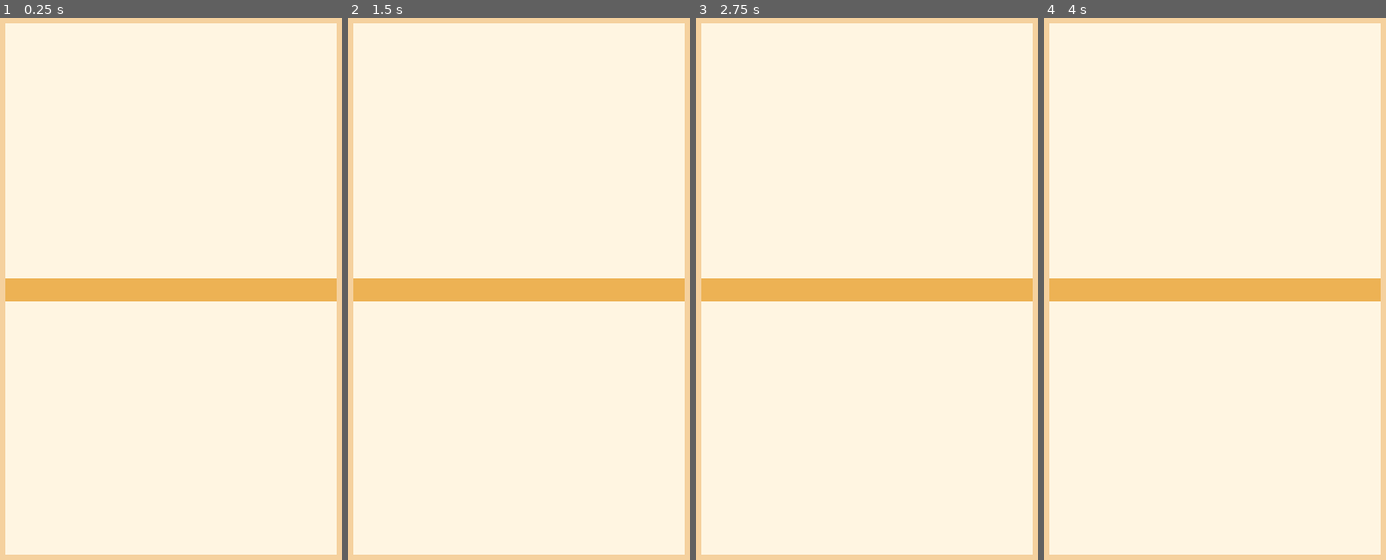
Above: before the commit, frames 1-4 (left to right).
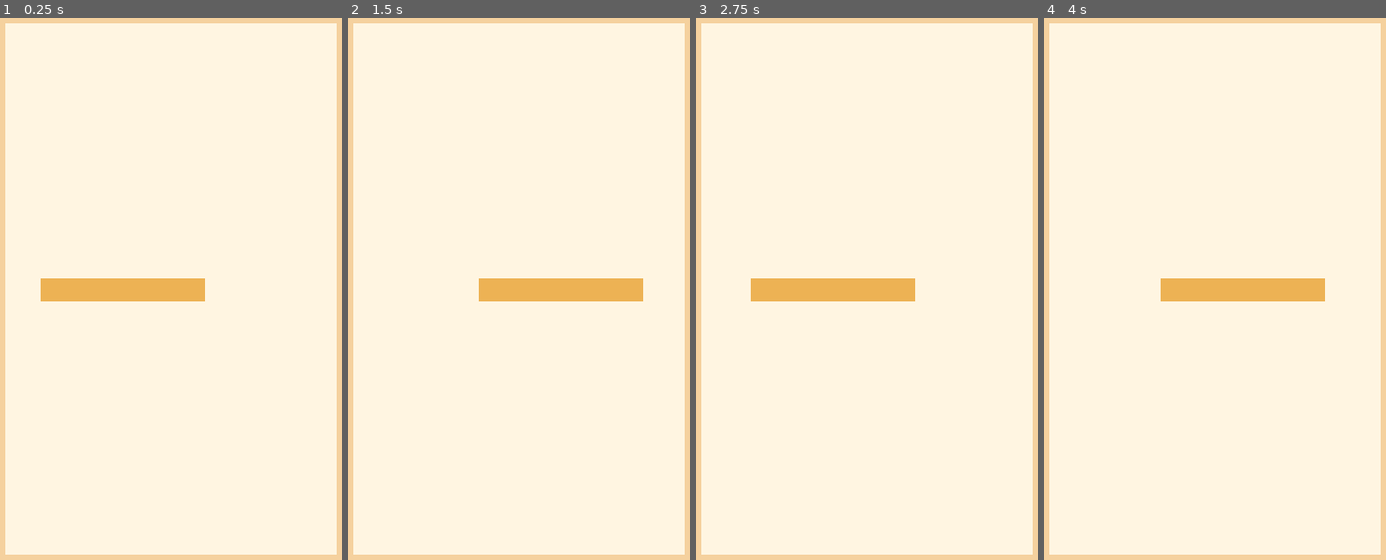
Above: after the commit, the same moments.

Repository: eddie4702/Stacking-game
Game: Godot game, scene res://scenes/main/main.tscn
The game is run twice, just before and just after one commit, with the same random seed, the same clock (stepped at 60 frames per second) and the same inputs.
Inputs:
- Up to frame 1 (0.25 s): no input
- Up to frame 2 (1.5 s): no input
- Up to frame 3 (2.75 s): no input
- Up to frame 4 (4 s): no input

The runs differ from the first frame. In frame 1, 2.1% of the frame differs, in the area x 1-99%, y 48-53%; in frame 2, 2.1%; in frame 3, 2.1%; in frame 4, 2.1%.

Commit message:
feature 3

Diff:
--- a/scenes/gameplay/pancake.tscn
+++ b/scenes/gameplay/pancake.tscn
@@ -1,6 +1,7 @@
 [gd_scene format=3]
 
 [ext_resource type="Script" path="res://scripts/gameplay/pancake.gd" id="1_pancake"]
+[ext_resource type="Script" path="res://scripts/gameplay/pancake_movement.gd" id="2_movement"]
 
 [node name="Pancake" type="Node2D"]
 script = ExtResource("1_pancake")
@@ -12,3 +13,6 @@
 offset_right = 150.0
 offset_bottom = 20.0
 color = Color(0.93, 0.7, 0.33, 1)
+
+[node name="Movement" type="Node" parent="."]
+script = ExtResource("2_movement")
--- a/scenes/main/main.tscn
+++ b/scenes/main/main.tscn
@@ -24,4 +24,8 @@
 
 [node name="Pancake" parent="." unique_id=59629092 instance=ExtResource("1_pancake")]
 position = Vector2(360, 640)
-width = 600.0
+
+[node name="Movement" parent="Pancake" index="1" node_paths=PackedStringArray("movement_area")]
+movement_area = NodePath("../../GameplayArea")
+
+[editable path="Pancake"]
--- /dev/null
+++ b/scripts/gameplay/pancake_movement.gd
@@ -0,0 +1,101 @@
+extends Node
+## Moves the parent Pancake back and forth across the gameplay area.
+##
+## The left and right limits come from `movement_area` (the GameplayArea). The
+## pancake's actual `width` is used, so the whole pancake stays inside the area,
+## not only its centre. This script only changes the pancake's horizontal
+## position. It never touches the Visual node, and it contains no input,
+## stacking, scoring, difficulty or camera logic.
+##
+## Alternating start sides: each pancake that starts moving takes the next side
+## in the sequence left, right, left, right, ... (see start()).
+
+## The area the pancake moves within (normally the GameplayArea node).
+@export var movement_area: Control
+
+## Movement speed in pixels per second.
+## PROVISIONAL: a temporary default, not a final game-design decision.
+@export_range(0.0, 2000.0, 1.0, "or_greater", "suffix:px/s") var speed: float = 250.0
+
+## If true, the pancake starts moving as soon as it is ready. Set it to false
+## to place a pancake without it moving or taking a turn in the start sequence.
+@export var autostart: bool = true
+
+## True while the pancake is moving. Set it to false to stop the pancake where
+## it is. start() sets it to true.
+var moving: bool = false
+
+# How many pancakes have started moving. Shared by all pancakes, and decides
+# which side the next one starts on.
+static var _started_count: int = 0
+
+# 1.0 = moving right, -1.0 = moving left.
+var _direction: float = 1.0
+
+@onready var _pancake: Node2D = get_parent()
+
+
+## Restarts the start-side sequence, so the next pancake to start begins on the
+## left. Nothing calls this yet; it is needed when a run restarts.
+static func reset_start_sequence() -> void:
+	_started_count = 0
+
+
+func _ready() -> void:
+	if autostart:
+		start()
+
+
+## Puts the pancake on the next starting side and starts it moving. The first
+## pancake starts on the left and moves right, the second starts on the right
+## and moves left, and so on.
+func start() -> void:
+	if movement_area == null:
+		push_warning("PancakeMovement: movement_area is not set, so the pancake cannot move.")
+		return
+	var starts_on_left: bool = _started_count % 2 == 0
+	_started_count += 1
+	var limits := _get_limits()
+	_direction = 1.0 if starts_on_left else -1.0
+	_pancake.global_position.x = limits.x if starts_on_left else limits.y
+	moving = true
+
+
+func _process(delta: float) -> void:
+	if not moving or movement_area == null:
+		return
+
+	var limits := _get_limits()
+	var travel_range := limits.y - limits.x
+	if travel_range <= 0.0:
+		# The pancake is as wide as the area (or wider): there is no room to move.
+		_pancake.global_position.x = limits.x
+		return
+
+	# If the width grew since the last frame, bring the pancake back inside first.
+	var current_x := clampf(_pancake.global_position.x, limits.x, limits.y)
+
+	# Move by speed * delta, then "fold" the result back between the limits, as
+	# if the pancake bounced off them. Folding (instead of reversing once per
+	# frame) keeps the movement exact at any frame rate and for any delta.
+	var unfolded := (current_x - limits.x) + _direction * maxf(speed, 0.0) * delta
+	var period := 2.0 * travel_range
+	var folded := fposmod(unfolded, period)
+	if folded > travel_range:
+		# This frame ended on the "way back" half of a bounce: direction reversed.
+		folded = period - folded
+		_direction = -_direction
+	_pancake.global_position.x = limits.x + folded
+
+
+## The leftmost and rightmost x positions of the pancake's centre, in global
+## coordinates. If the pancake is wider than the area, both are the area's centre.
+func _get_limits() -> Vector2:
+	var area_rect := movement_area.get_global_rect()
+	var half_width: float = _pancake.width / 2.0
+	var left := area_rect.position.x + half_width
+	var right := area_rect.end.x - half_width
+	if left > right:
+		left = area_rect.get_center().x
+		right = left
+	return Vector2(left, right)
Not shown, added: scripts/gameplay/pancake_movement.gd.uid
Not shown, changed: docs/CHANGELOG.md
Not shown, changed: docs/TASKS.md
Not shown, changed: docs/TECHNICAL_DESIGN.md
